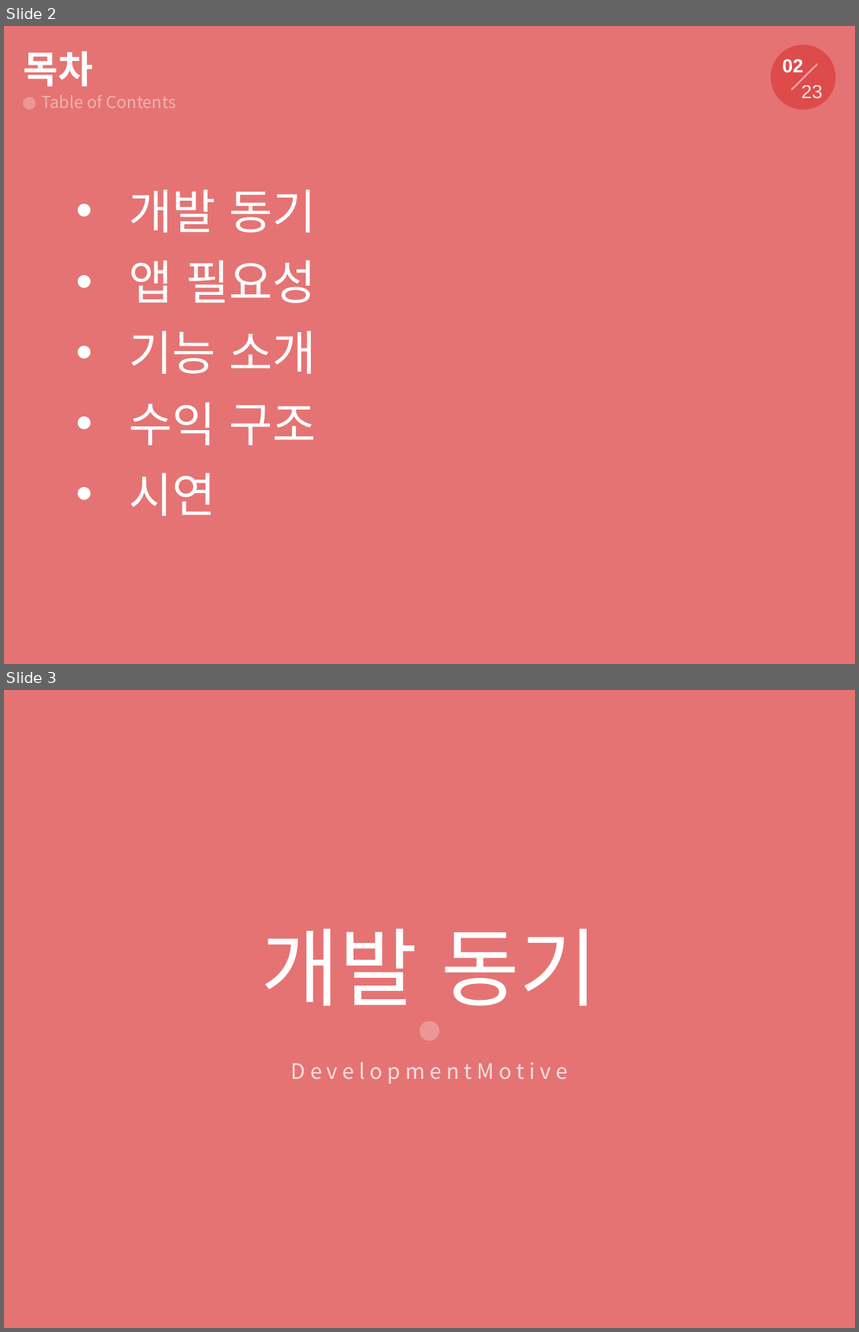
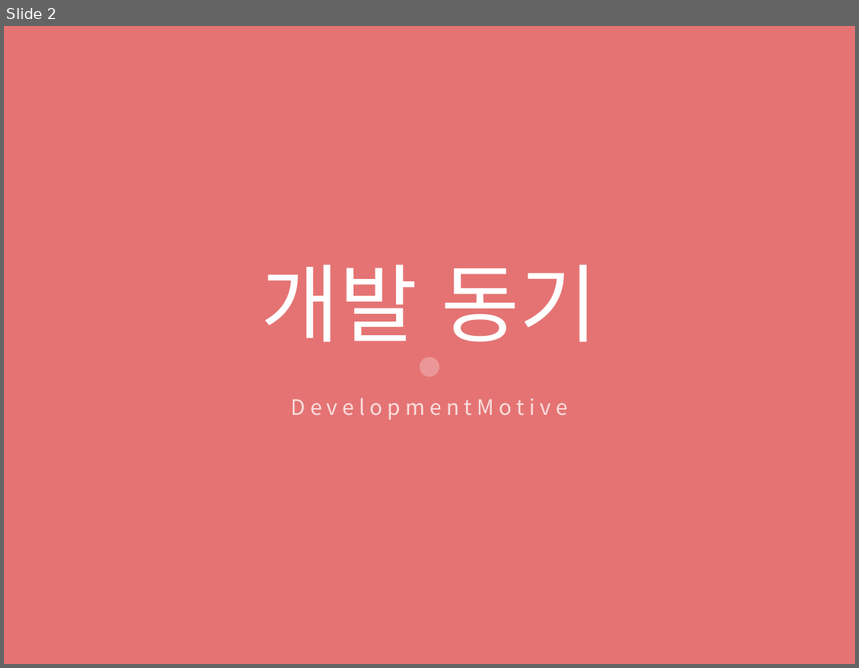
Before and after one commit to tornadoblot/Kangwondo, a slide deck: ppt/효돌이ppt.pptx. Shown one above the other, each under a label of ours: slides 2 and 3 before the commit, slide 2 after it. The pictures are 859x1332 and 859x668 pixels, drawn with LibreOffice and Linux fonts; fonts in the diff are those of the drawing. Boxes give left, top, right and bottom in pixels: in the first picture for what was removed or moved away, otherwise in the second. Text is boxed around its words. In the diff, an @@ line names an element or a change of style, - is before the commit and + after.

```diff
--- a/ppt/효돌이ppt.pptx
+++ b/ppt/효돌이ppt.pptx
@@ slide 2 removed at (4, 26, 855, 664), background #E57373 @@
@@ ellipse removed at (771, 45, 835, 110) @@
@@ text removed at (24, 51, 94, 87) @@
-목차
@@ text removed at (782, 59, 804, 72) @@
-02
@@ rounded rectangle removed at (791, 63, 818, 91) @@
@@ text removed at (801, 85, 823, 98) @@
-23
@@ ellipse removed at (23, 97, 35, 110) @@
@@ text removed at (41, 95, 177, 108) @@
-Table of Contents
@@ text removed at (129, 189, 316, 516) @@
-• 개발 동기
-• 앱 필요성
-• 기능 소개
-• 수익 구조
-• 시연
@@ what was slide 3 is now slide 2 @@
```
Also in this commit, not shown: 10 slides changed, 7 other slides removed.
